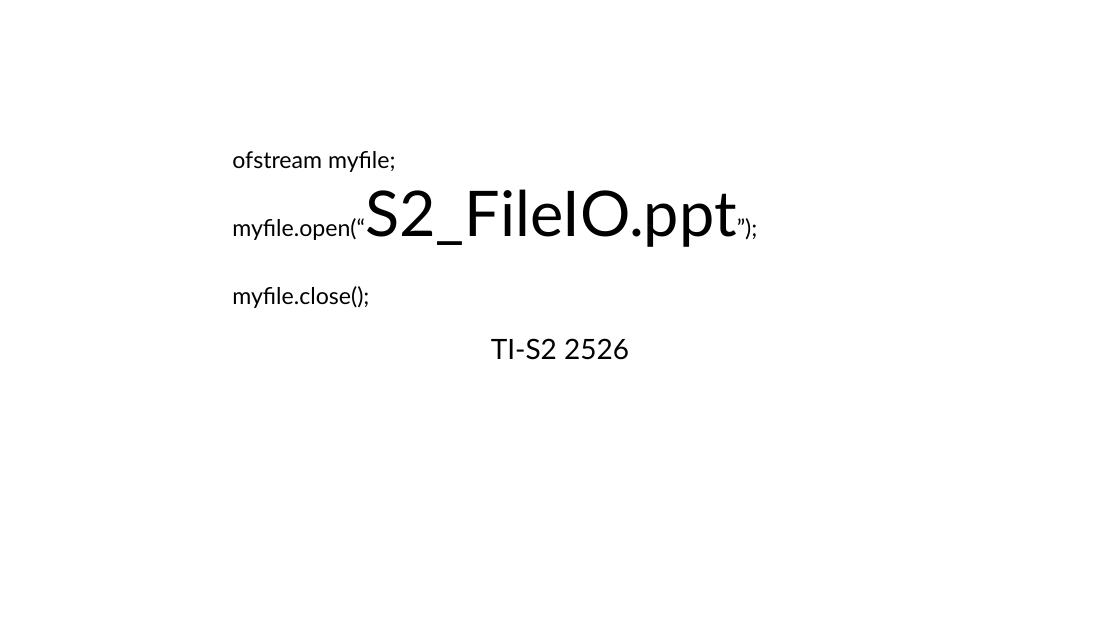
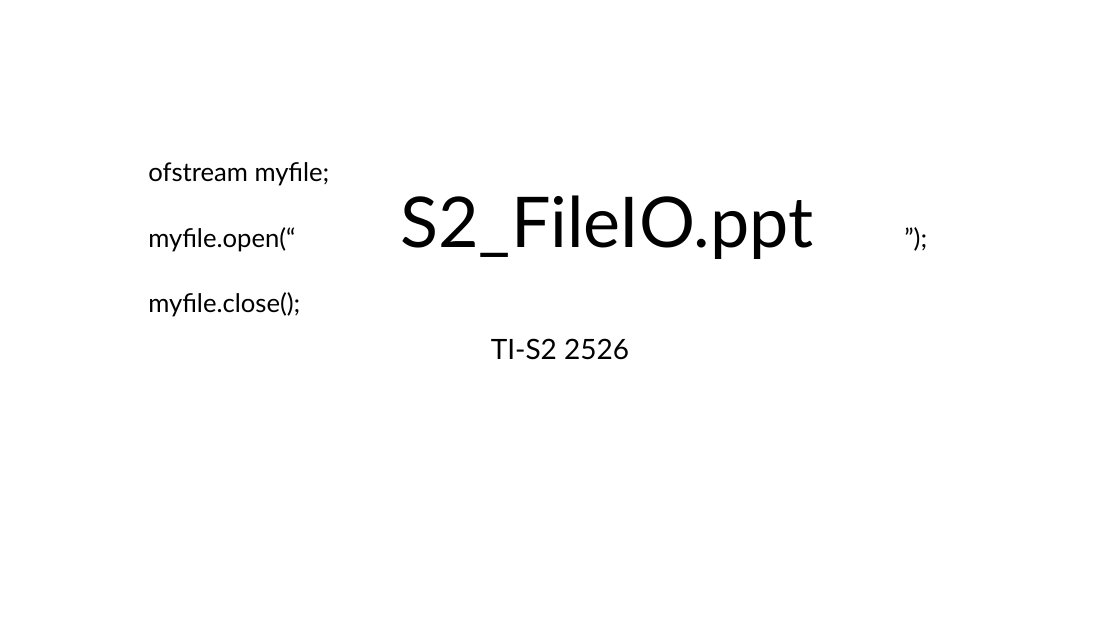
Before and after one commit to HU-TI-DEV/TI-S2, a slide deck: slide 1 of slides/S2_FileIO.pptx. Drawn at 1120x630 pixels with LibreOffice and Linux fonts; fonts in the diff are those of the drawing. Boxes give left, top, right and bottom in pixels: in the first picture for what was removed or moved away, otherwise in the second. Text is boxed around its words. In the diff, an @@ line names an element or a change of style, - is before the commit and + after.

Commit message:
Update to slides

```diff
--- a/slides/S2_FileIO.pptx
+++ b/slides/S2_FileIO.pptx
@@ title at (x1=148, y1=162, x2=813, y2=317): text changed; size 19.8 to 22 pt @@
-ofstream myfile;
-myfile.open(“S2_FileIO.ppt”);
-myfile.close();
+ofstream myfile;
+myfile.open(“ S2_FileIO.ppt ”);
+myfile.close();
```
Also in this commit, not shown: 3 slides added.
